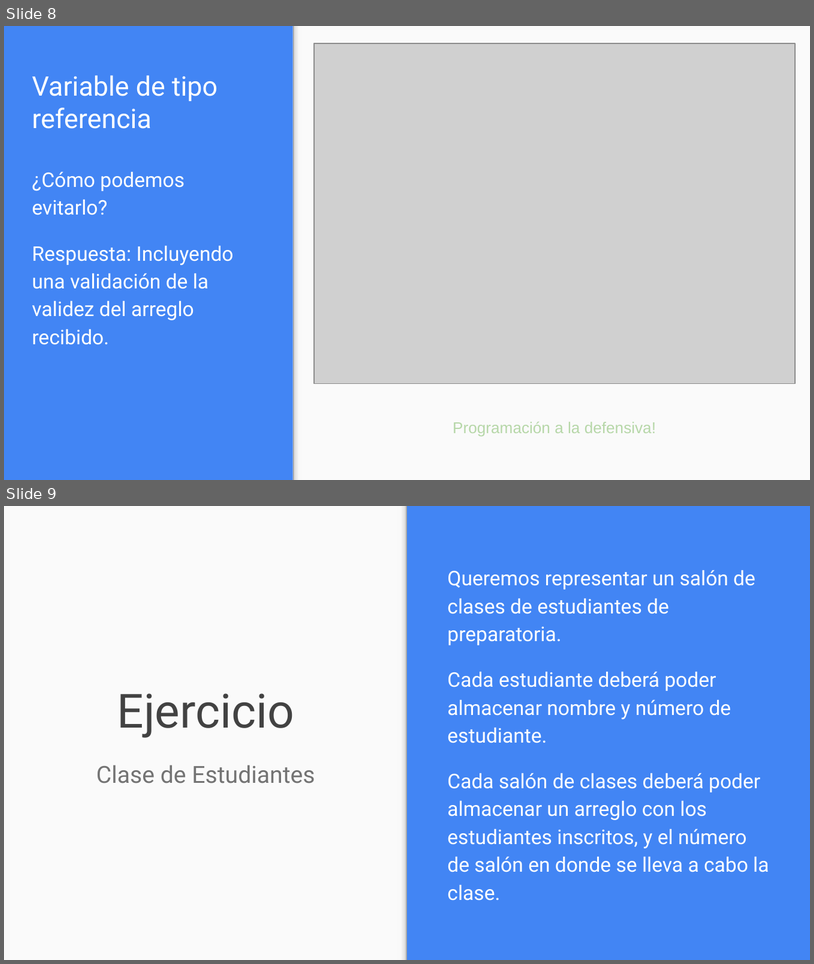
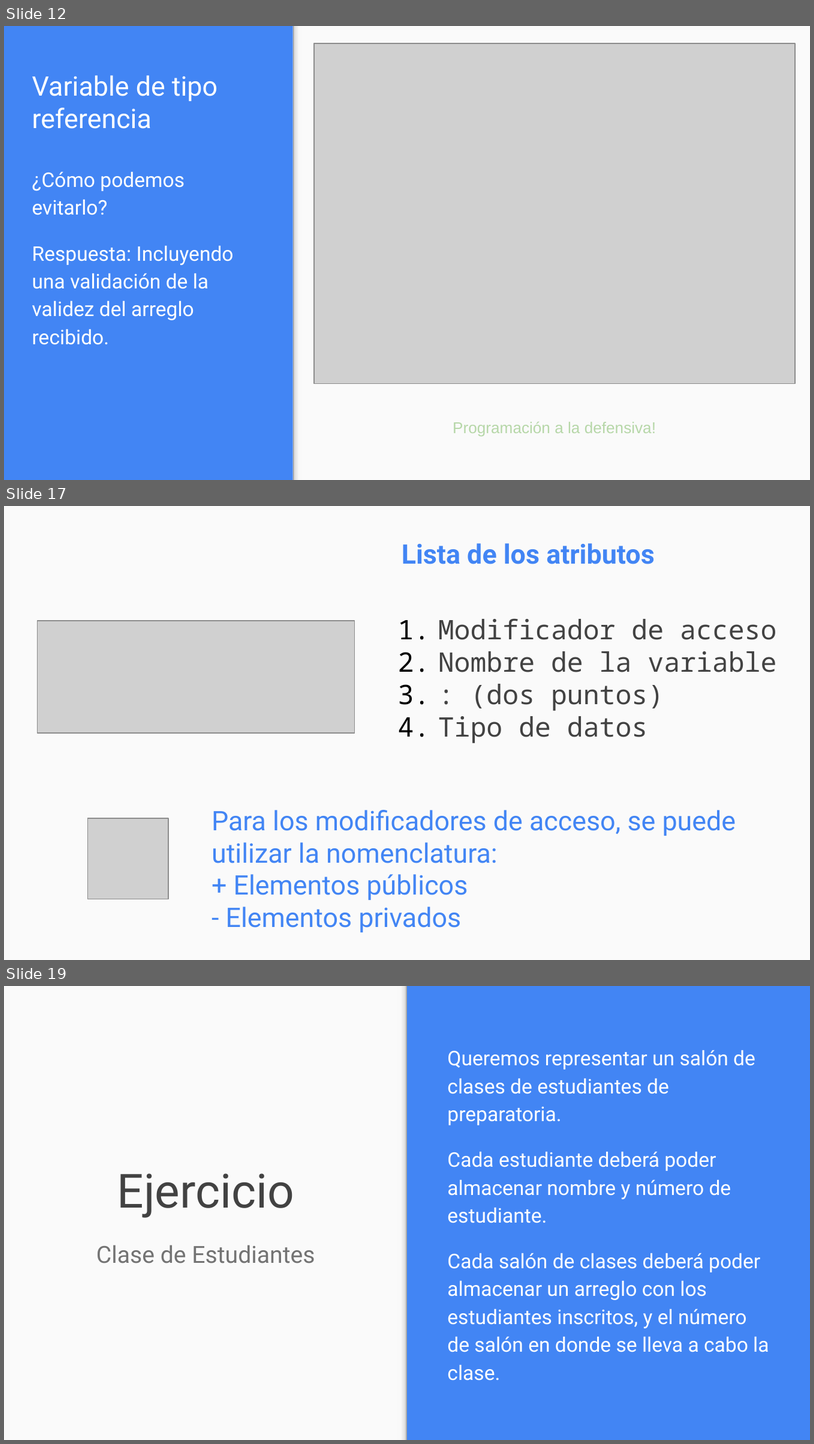
Before and after one commit to OMardil/INFO2, a slide deck: MOD05_Variables_tipo_referencia/01 Presentacion/INFO2_MOD05-Variables_Tipo_Referencia.pptx. Shown one above the other, each under a label of ours: slides 8 and 9 before the commit, slides 12, 17 and 19 after it; the slides between them are not shown. The pictures are 814x964 and 814x1444 pixels, drawn with LibreOffice and Linux fonts; fonts in the diff are those of the drawing; grey boxes stand for pictures. Boxes give left, top, right and bottom in pixels: in the first picture for what was removed or moved away, otherwise in the second. Text is boxed around its words. In the diff, an @@ line names an element or a change of style, - is before the commit and + after.

Commit message:
Changes to MOD05 Tipo referencia

```diff
--- a/MOD05_Variables_tipo_referencia/01 Presentacion/INFO2_MOD05-Variables_Tipo_Referencia.pptx
+++ b/MOD05_Variables_tipo_referencia/01 Presentacion/INFO2_MOD05-Variables_Tipo_Referencia.pptx
@@ slide 17 added at [4, 506, 810, 960], background #FAFAFA @@
@@ text added at [402, 543, 655, 564], 24 pt, text #4285F4, bold @@
+Lista de los atributos
@@ picture added at [37, 621, 355, 733] @@
@@ text added at [438, 618, 777, 743], 24 pt, text #424242 @@
+1. Modificador de acceso
+2. Nombre de la variable
+3. : (dos puntos)
+4. Tipo de datos
@@ text added at [212, 810, 737, 932], 24 pt, text #4285F4 @@
+Para los modificadores de acceso, se puede utilizar la nomenclatura:
++ Elementos públicos
+- Elementos privados
@@ picture added at [88, 818, 168, 899] @@
@@ what was slide 8 is now slide 12 @@
@@ what was slide 9 is now slide 19 @@
```
Also in this commit, not shown: 5 slides changed, 10 other slides added, 1 slide removed, 14 other files.
